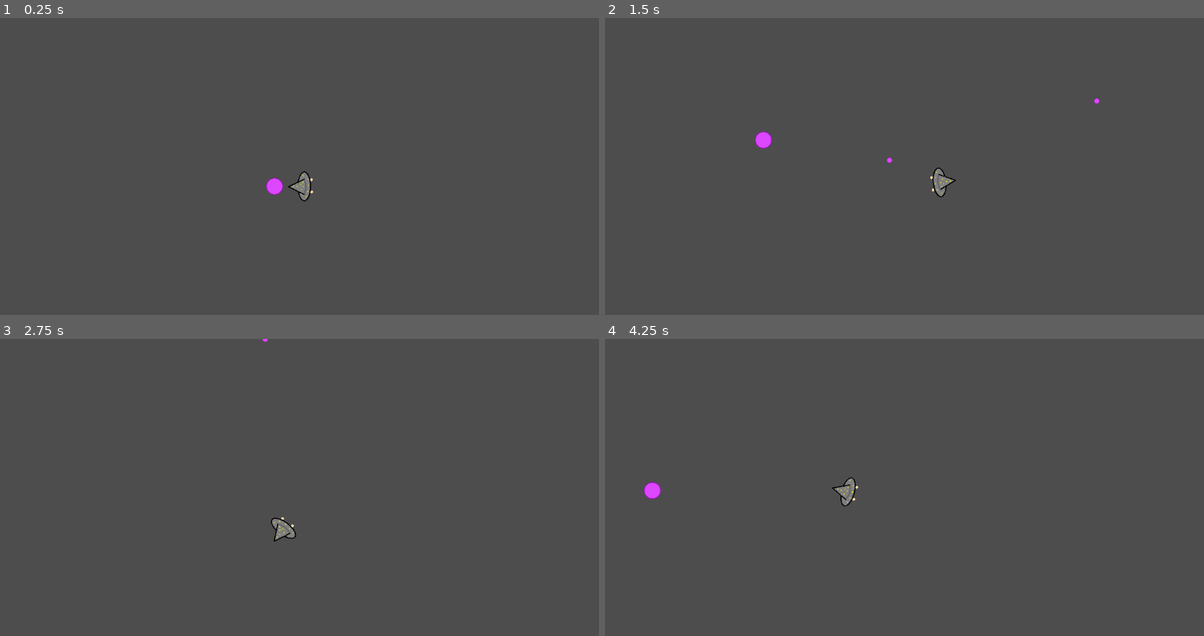
Above: before the commit, frames 1-4 (two rows, left to right).
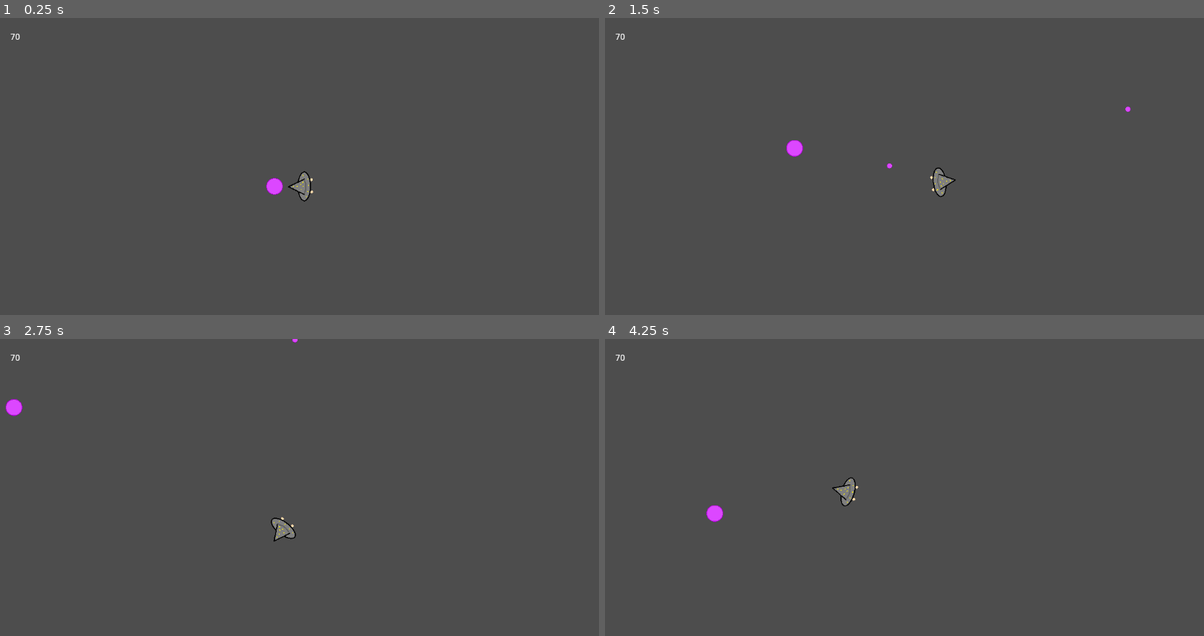
Above: after the commit, the same moments.

Repository: jackf21/Wizard-Battle
Game: Godot game, scene res://Scenes/game.tscn
Same seed, same stepped clock (60 frames per second), same inputs: the game is played once before the commit and once after it.
Inputs (mouse positions are in pixels of both pictures, inside the frame that each line leads up to):
- Up to frame 1 (0.25 s): no input
- Up to frame 2 (1.5 s): tap Enter at 0.5 s; move the mouse to (1036, 169) at 0.52 s; press the mouse at (1036, 169) at 0.53 s; hold D (right) 0.53-1.28 s; move the mouse to (784, 202) at 1.27 s; release the mouse at (784, 202) at 1.28 s; hold S (down) from 1.28 s (still down); click (784, 202) at 1.35 s
- Up to frame 3 (2.75 s): move the mouse to (359, 434) at 2.02 s; release S (down) at 2.03 s; press the mouse at (359, 434) at 2.03 s; hold D (right) from 2.03 s (still down)
- Up to frame 4 (4.25 s): move the mouse to (874, 573) at 2.77 s; release D (right) at 2.78 s; release the mouse at (874, 573) at 2.78 s; hold W (up) 2.78-3.53 s; click (874, 573) at 2.85 s; move the mouse to (1084, 558) at 3.52 s; press the mouse at (1084, 558) at 3.53 s; hold A (left) from 3.53 s (still down)

The runs differ from the first frame. In frame 1, less than 0.1% of the frame differs, in the area x 1-4%, y 5-8%; in frame 2, 0.4%, in the area x 1-88%, y 5-61%; in frame 3, 0.2%; in frame 4, 0.3%.

Commit message:
Added damage system with fire causind damage over time and ice causing a slowing effect

Diff:
--- a/Scenes/game.tscn
+++ b/Scenes/game.tscn
@@ -11,13 +11,21 @@
 [node name="Game Manager" type="Node" parent="."]
 script = ExtResource("1_rrp21")
 
-[node name="Player" parent="." instance=ExtResource("1_ft8jb")]
+[node name="Player" parent="." node_paths=PackedStringArray("health_label") instance=ExtResource("1_ft8jb")]
 projectile_scene = ExtResource("3_k4ga8")
+health_label = NodePath("../Camera2D/Health Number")
 
 [node name="Camera2D" type="Camera2D" parent="." node_paths=PackedStringArray("player")]
 script = ExtResource("3_em3e6")
 player = NodePath("../Player")
 
+[node name="Health Number" type="Label" parent="Camera2D"]
+offset_left = -556.0
+offset_top = -300.0
+offset_right = -400.0
+offset_bottom = -277.0
+text = "10"
+
 [node name="Sprite2D" type="Sprite2D" parent="."]
 position = Vector2(-48, 0)
 scale = Vector2(0.32, 0.32)
--- a/Scenes/player.tscn
+++ b/Scenes/player.tscn
@@ -1,6 +1,6 @@
 [gd_scene load_steps=4 format=3 uid="uid://vgy005rvxxi"]
 
-[ext_resource type="Script" path="res://Scripts/basic_wizard.gd" id="1_khxnd"]
+[ext_resource type="Script" path="res://Scripts/player_character.gd" id="1_t8rfa"]
 [ext_resource type="Texture2D" uid="uid://cuclrxputuahi" path="res://Assets/NormalWizard.png" id="2_rdcqe"]
 
 [sub_resource type="CircleShape2D" id="CircleShape2D_rvuop"]
@@ -9,7 +9,9 @@
 [node name="basic_wizard" type="CharacterBody2D"]
 collision_layer = 2
 slide_on_ceiling = false
-script = ExtResource("1_khxnd")
+script = ExtResource("1_t8rfa")
+speed = 400.0
+max_health = 100.0
 
 [node name="CollisionShape2D" type="CollisionShape2D" parent="."]
 position = Vector2(6, 0)
--- a/Scripts/basic_wizard.gd
+++ /dev/null
@@ -1 +0,0 @@
-extends Player
--- /dev/null
+++ b/Scripts/game_entity.gd
@@ -0,0 +1,59 @@
+class_name Entity
+
+extends CharacterBody2D
+
+enum damage_type{ UNTYPED, FIRE, ICE }
+
+@export var speed: float
+@export var max_health: float
+var current_health: float
+var counter := 0
+var timers = {}
+
+func _ready():
+	current_health = max_health
+	damage_entity(30, damage_type.ICE)
+
+func damage_entity(damage_value: float, type: damage_type):
+	match type:
+		damage_type.UNTYPED:
+			current_health -= damage_value
+		damage_type.FIRE:
+			current_health -= damage_value
+			apply_dot_effect( 0.5, 10, damage_value * 0.1)
+		damage_type.ICE:
+			current_health -= damage_value
+			apply_slow_effect(damage_value * 0.1, 0.8)
+
+func apply_dot_effect(duration_between_damage : float, repeat_time : int, damage : float):
+	var dot_timer = Timer.new()
+	dot_timer.wait_time = duration_between_damage
+	dot_timer.autostart = true
+	dot_timer.timeout.connect(burn.bind(damage))
+	dot_timer.timeout.connect(time_out_timer_damage.bind(counter))
+	timers[counter] = {repeat = repeat_time, timer = dot_timer, damage = damage}
+	add_child(dot_timer)
+	counter += 1
+
+func apply_slow_effect(duration_of_slow: float, slow_value: float):
+	speed *= slow_value
+	var slow_timer = Timer.new()
+	slow_timer.wait_time = duration_of_slow
+	slow_timer.autostart = true
+	slow_timer.timeout.connect(remove_slow.bind(slow_value))
+	slow_timer.timeout.connect(time_out_timer_damage.bind(counter))
+	timers[counter] = {repeat = 1, timer = slow_timer, damage = 0}
+	add_child(slow_timer)
+	counter += 1
+
+func time_out_timer_damage(id):
+	timers[id].repeat -= 1
+	if (timers[id].repeat == 0):
+		timers[id].timer.call_deferred("queue_free")
+		timers.erase(id)
+
+func burn(damage):
+	current_health -= damage
+
+func remove_slow(slow_value):
+	speed *= 1/slow_value
--- a/Scripts/player_character.gd
+++ b/Scripts/player_character.gd
@@ -1,23 +1,22 @@
 class_name Player
 
-extends CharacterBody2D
+extends Entity
 
-const SPEED := 400
-
-var health: int
 var shoot_ready: bool = true
 @export var projectile_scene: PackedScene
+@export var health_label: Label
 @onready var shoot_cooldown = $ShootCooldown
 @onready var face = $Face
 
 func _physics_process(_delta):
 	var direction = Input.get_vector("left", "right", "up", "down")
-	velocity = direction * SPEED
+	velocity = direction * speed
 	velocity.normalized()
 	move_and_slide()
 
 func _process(_delta):
 	look_at(get_global_mouse_position())
+	health_label.text = str(current_health)
 
 func _input(event):
 	if event.is_action_pressed("shoot_primary") and shoot_ready:
@@ -30,6 +29,3 @@
 
 func _on_shoot_cooldown_timeout():
 	shoot_ready = true
-
-func player_damage(damage_value: int):
-	health -= damage_value
